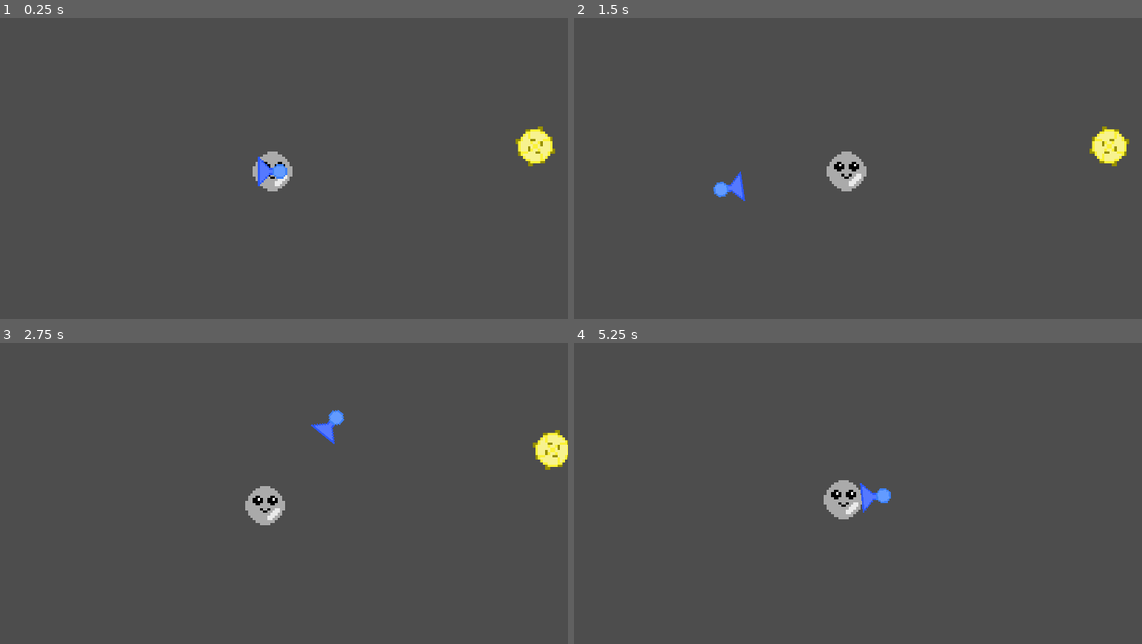
Above: before the commit, frames 1-4 (two rows, left to right).
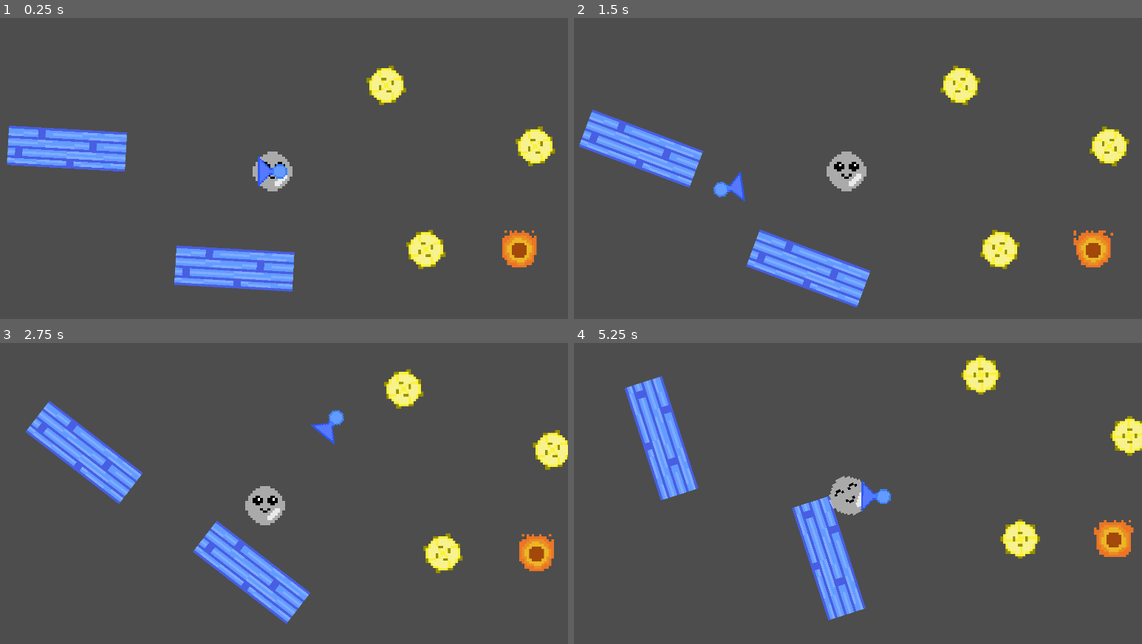
Above: after the commit, the same moments.

Repository: BenjaminWalls/Test_Winter2023
Game: Godot game, scene res://test_environment.tscn
The game is run twice, just before and just after one commit, with the same random seed, the same clock (stepped at 60 frames per second) and the same inputs.
Inputs (mouse positions are in pixels of both pictures, inside the frame that each line leads up to):
- Up to frame 1 (0.25 s): no input
- Up to frame 2 (1.5 s): move the mouse to (977, 153) at 0.52 s; press the mouse at (977, 153) at 0.53 s; move the mouse to (727, 186) at 1.27 s; release the mouse at (727, 186) at 1.28 s; click (727, 186) at 1.35 s
- Up to frame 3 (2.75 s): move the mouse to (329, 424) at 2.02 s; press the mouse at (329, 424) at 2.03 s
- Up to frame 4 (5.25 s): move the mouse to (818, 562) at 2.77 s; release the mouse at (818, 562) at 2.78 s; click (818, 562) at 2.85 s; move the mouse to (1022, 547) at 3.52 s; press the mouse at (1022, 547) at 3.53 s; move the mouse to (670, 445) at 4.27 s; release the mouse at (670, 445) at 4.28 s; click (670, 445) at 4.35 s; move the mouse to (875, 496) at 5.02 s; press the mouse at (875, 496) at 5.03 s

The runs differ from the first frame. In frame 1, 7.3% of the frame differs, in the area x 1-95%, y 15-91%; in frame 2, 7.3%; in frame 3, 7.3%; in frame 4, 8.4%, in the area x 8-100%, y 3-93%.

Commit message:
Blocks and Fireballs.

Diff:
--- a/Air.gd
+++ b/Air.gd
@@ -8,3 +8,7 @@
 	global_position=Mouse_Position
 	Bubble_Position=get_parent().get_node("Bubble/BubbleRigid").global_position
 	look_at(Bubble_Position)
+
+func _ready():
+	DisplayServer.mouse_set_mode(DisplayServer.MOUSE_MODE_HIDDEN)
+	pass
--- /dev/null
+++ b/Block.gd
@@ -0,0 +1,5 @@
+extends AnimatableBody2D
+# Called every frame. 'delta' is the elapsed time since the previous frame.
+func _physics_process(delta):
+	rotate(0.001)
+	pass
--- a/Bubble.gd
+++ b/Bubble.gd
@@ -1,5 +1,4 @@
 extends Node2D
-
 
 # Called when the node enters the scene tree for the first time.
 func _ready():
@@ -11,10 +10,9 @@
 	pass
 
 func _on_area_2d_body_entered(body):
-	print("PLAY DEATH ANIMATION, NO NEED TO QUEUE FREE.")
+	#print("PLAY DEATH ANIMATION, NO NEED TO QUEUE FREE.")
 	$BubbleRigid/AnimatedSprite2D.play("Pop")
 	Engine.set_time_scale(0.05)
-	await get_tree().create_timer(0.15).timeout
+	await get_tree().create_timer(0.14).timeout
 	Engine.set_time_scale(1)
 	get_tree().reload_current_scene()
-	pass
--- a/test_environment.tscn
+++ b/test_environment.tscn
@@ -1,10 +1,11 @@
-[gd_scene load_steps=35 format=3 uid="uid://04m5y8xj8xtj"]
+[gd_scene load_steps=46 format=3 uid="uid://04m5y8xj8xtj"]
 
 [ext_resource type="Texture2D" uid="uid://b4kcugk52b1tn" path="res://Assets/air.png" id="1_duac7"]
 [ext_resource type="Script" path="res://Air.gd" id="1_vih7h"]
 [ext_resource type="Script" path="res://PushBubble.gd" id="3_1jbyb"]
 [ext_resource type="Texture2D" uid="uid://dd6lwlx6tk7uv" path="res://Assets/cloud.png" id="6_khqjb"]
 [ext_resource type="Script" path="res://Bubble.gd" id="7_3uix7"]
+[ext_resource type="Texture2D" uid="uid://cjx40vsnomlan" path="res://Assets/fireball.png" id="7_ae1f6"]
 [ext_resource type="Texture2D" uid="uid://rssvirw4y8om" path="res://Assets/spike.png" id="8_tvyur"]
 [ext_resource type="Texture2D" uid="uid://bq316y4ju3k2e" path="res://Assets/cute_bubble.png" id="9_1gjh6"]
 [ext_resource type="Texture2D" uid="uid://ltxb37tjd2yn" path="res://Assets/TileMap/corner.png" id="9_f43ry"]
@@ -12,6 +13,7 @@
 [ext_resource type="Texture2D" uid="uid://imf6abdqwtp4" path="res://Assets/TileMap/inside.png" id="10_u5try"]
 [ext_resource type="Texture2D" uid="uid://bm6jyguv810nj" path="res://Assets/TileMap/slope.png" id="11_4p7cy"]
 [ext_resource type="Texture2D" uid="uid://d0dunx8tb2lfe" path="res://Assets/TileMap/wall.png" id="12_eth52"]
+[ext_resource type="Script" path="res://Block.gd" id="13_kq3ao"]
 
 [sub_resource type="TileSetAtlasSource" id="TileSetAtlasSource_jmbn7"]
 texture = ExtResource("9_f43ry")
@@ -87,6 +89,48 @@
 [sub_resource type="CircleShape2D" id="CircleShape2D_buygo"]
 radius = 29.0
 
+[sub_resource type="RectangleShape2D" id="RectangleShape2D_7xire"]
+size = Vector2(16, 16)
+
+[sub_resource type="AtlasTexture" id="AtlasTexture_nbb26"]
+atlas = ExtResource("7_ae1f6")
+region = Rect2(0, 0, 16, 16)
+
+[sub_resource type="AtlasTexture" id="AtlasTexture_k7tav"]
+atlas = ExtResource("7_ae1f6")
+region = Rect2(16, 0, 16, 16)
+
+[sub_resource type="AtlasTexture" id="AtlasTexture_05c72"]
+atlas = ExtResource("7_ae1f6")
+region = Rect2(32, 0, 16, 16)
+
+[sub_resource type="AtlasTexture" id="AtlasTexture_fl228"]
+atlas = ExtResource("7_ae1f6")
+region = Rect2(48, 0, 16, 16)
+
+[sub_resource type="SpriteFrames" id="SpriteFrames_qmk83"]
+animations = [{
+"frames": [{
+"duration": 1.0,
+"texture": SubResource("AtlasTexture_nbb26")
+}, {
+"duration": 1.0,
+"texture": SubResource("AtlasTexture_k7tav")
+}, {
+"duration": 1.0,
+"texture": SubResource("AtlasTexture_05c72")
+}, {
+"duration": 1.0,
+"texture": SubResource("AtlasTexture_fl228")
+}],
+"loop": true,
+"name": &"default",
+"speed": 5.0
+}]
+
+[sub_resource type="CircleShape2D" id="CircleShape2D_7lame"]
+radius = 25.1794
+
 [sub_resource type="AtlasTexture" id="AtlasTexture_dyqt2"]
 atlas = ExtResource("10_75fcp")
 region = Rect2(0, 0, 16, 16)
@@ -118,6 +162,14 @@
 [sub_resource type="AtlasTexture" id="AtlasTexture_vxkjn"]
 atlas = ExtResource("10_75fcp")
 region = Rect2(112, 0, 16, 16)
+
+[sub_resource type="AtlasTexture" id="AtlasTexture_i4cg8"]
+atlas = ExtResource("9_1gjh6")
+region = Rect2(0, 0, 16, 16)
+
+[sub_resource type="AtlasTexture" id="AtlasTexture_7nrj8"]
+atlas = ExtResource("9_1gjh6")
+region = Rect2(16, 0, 16, 16)
 
 [sub_resource type="SpriteFrames" id="SpriteFrames_esfns"]
 animations = [{
@@ -151,12 +203,15 @@
 "speed": 80.0
 }, {
 "frames": [{
-"duration": 1.0,
-"texture": ExtResource("9_1gjh6")
+"duration": 4.0,
+"texture": SubResource("AtlasTexture_i4cg8")
+}, {
+"duration": 0.2,
+"texture": SubResource("AtlasTexture_7nrj8")
 }],
 "loop": true,
 "name": &"default",
-"speed": 5.0
+"speed": 1.0
 }]
 
 [sub_resource type="CircleShape2D" id="CircleShape2D_lsy11"]
@@ -201,6 +256,88 @@
 [node name="CollisionShape2D" type="CollisionShape2D" parent="Spikes/Spike/Area2D"]
 shape = SubResource("CircleShape2D_buygo")
 
+[node name="Spike2" type="Node2D" parent="Spikes"]
+position = Vector2(306, -87)
+metadata/_edit_group_ = true
+
+[node name="Sprite2D" type="AnimatedSprite2D" parent="Spikes/Spike2"]
+texture_filter = 1
+scale = Vector2(4, 4)
+sprite_frames = SubResource("SpriteFrames_ll2lp")
+animation = &"spin"
+autoplay = "spin"
+
+[node name="Area2D" type="Area2D" parent="Spikes/Spike2"]
+
+[node name="CollisionShape2D" type="CollisionShape2D" parent="Spikes/Spike2/Area2D"]
+shape = SubResource("CircleShape2D_buygo")
+
+[node name="Spike3" type="Node2D" parent="Spikes"]
+position = Vector2(370, 180)
+metadata/_edit_group_ = true
+
+[node name="Sprite2D" type="AnimatedSprite2D" parent="Spikes/Spike3"]
+texture_filter = 1
+scale = Vector2(4, 4)
+sprite_frames = SubResource("SpriteFrames_ll2lp")
+animation = &"spin"
+autoplay = "spin"
+
+[node name="Area2D" type="Area2D" parent="Spikes/Spike3"]
+
+[node name="CollisionShape2D" type="CollisionShape2D" parent="Spikes/Spike3/Area2D"]
+shape = SubResource("CircleShape2D_buygo")
+
+[node name="RotatingBlocks" type="Node2D" parent="."]
+position = Vector2(-44, 10)
+
+[node name="RotatingBlock" type="AnimatableBody2D" parent="RotatingBlocks"]
+position = Vector2(103, 201)
+script = ExtResource("13_kq3ao")
+metadata/_edit_group_ = true
+
+[node name="Sprite2D" type="Sprite2D" parent="RotatingBlocks/RotatingBlock"]
+texture_filter = 1
+scale = Vector2(12, 4)
+texture = ExtResource("12_eth52")
+
+[node name="CollisionShape2D" type="CollisionShape2D" parent="RotatingBlocks/RotatingBlock"]
+scale = Vector2(12, 4)
+shape = SubResource("RectangleShape2D_7xire")
+
+[node name="RotatingBlock2" type="AnimatableBody2D" parent="RotatingBlocks"]
+position = Vector2(-169, 6)
+script = ExtResource("13_kq3ao")
+metadata/_edit_group_ = true
+
+[node name="Sprite2D" type="Sprite2D" parent="RotatingBlocks/RotatingBlock2"]
+texture_filter = 1
+scale = Vector2(12, 4)
+texture = ExtResource("12_eth52")
+
+[node name="CollisionShape2D" type="CollisionShape2D" parent="RotatingBlocks/RotatingBlock2"]
+scale = Vector2(12, 4)
+shape = SubResource("RectangleShape2D_7xire")
+
+[node name="Fireball" type="Node2D" parent="."]
+position = Vector2(522, 181)
+metadata/_edit_group_ = true
+
+[node name="AnimatableBody2D" type="AnimatableBody2D" parent="Fireball"]
+
+[node name="AnimatedSprite2D" type="AnimatedSprite2D" parent="Fireball/AnimatableBody2D"]
+texture_filter = 1
+scale = Vector2(4, 4)
+sprite_frames = SubResource("SpriteFrames_qmk83")
+autoplay = "default"
+
+[node name="Area2D" type="Area2D" parent="Fireball/AnimatableBody2D"]
+
+[node name="CollisionShape2D" type="CollisionShape2D" parent="Fireball/AnimatableBody2D/Area2D"]
+shape = SubResource("CircleShape2D_7lame")
+
+[node name="Fireballs" type="Node2D" parent="."]
+
 [node name="Bubble" type="Node2D" parent="."]
 position = Vector2(121, 53)
 script = ExtResource("7_3uix7")
@@ -217,6 +354,7 @@
 texture_filter = 1
 scale = Vector2(4, 4)
 sprite_frames = SubResource("SpriteFrames_esfns")
+autoplay = "default"
 
 [node name="CollisionShape2D" type="CollisionShape2D" parent="Bubble/BubbleRigid"]
 shape = SubResource("CircleShape2D_lsy11")
@@ -244,3 +382,6 @@
 lifetime = 0.04
 
 [connection signal="body_entered" from="Spikes/Spike/Area2D" to="Bubble" method="_on_area_2d_body_entered"]
+[connection signal="body_entered" from="Spikes/Spike2/Area2D" to="Bubble" method="_on_area_2d_body_entered"]
+[connection signal="body_entered" from="Spikes/Spike3/Area2D" to="Bubble" method="_on_area_2d_body_entered"]
+[connection signal="body_entered" from="Fireball/AnimatableBody2D/Area2D" to="Bubble" method="_on_area_2d_body_entered"]
Binary file changed: Assets/cute_bubble.png
Binary file added: Assets/fireball.png
Not shown, added: Assets/fireball.png.import
